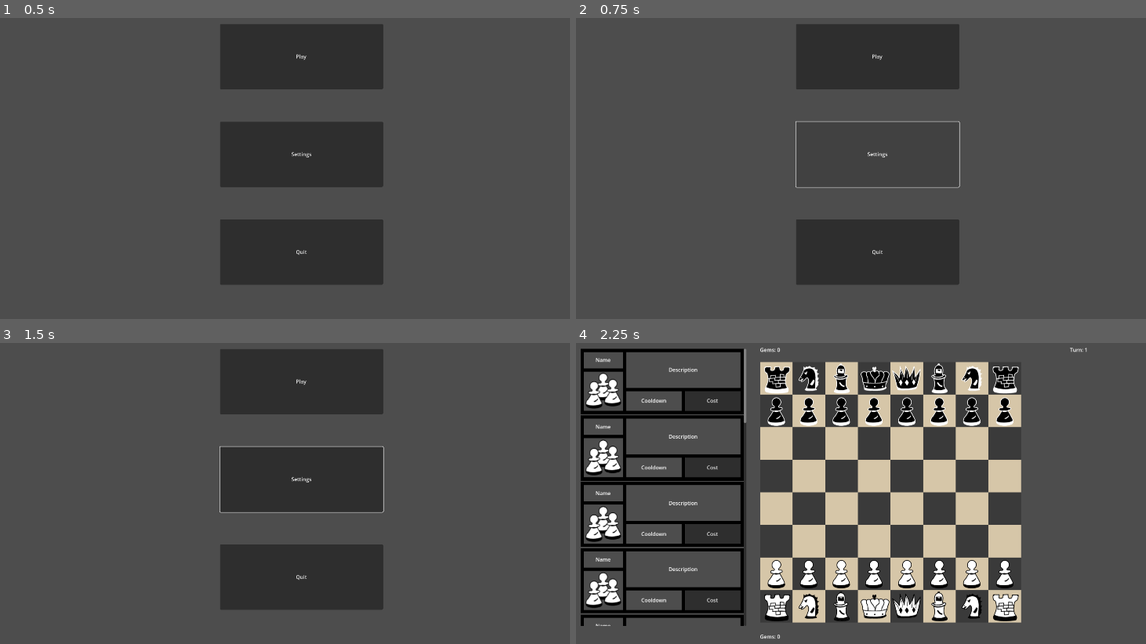
Above: before the commit, frames 1-4 (two rows, left to right).
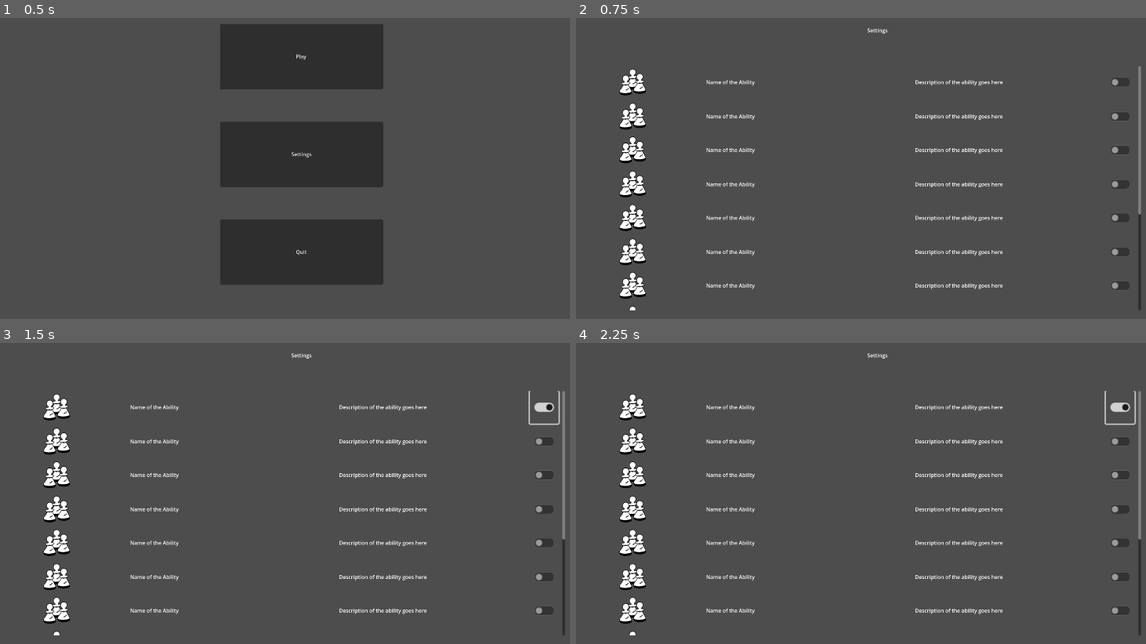
Above: after the commit, the same moments.

Repository: KristianPrifti/Upgraded-Chess-Game
Game: Godot game, scene res://main_menu.tscn
Same seed, same stepped clock (60 frames per second), same inputs: the game is played once before the commit and once after it.
Inputs (mouse positions are in pixels of both pictures, inside the frame that each line leads up to):
- Up to frame 1 (0.5 s): no input
- Up to frame 2 (0.75 s): click "Settings" at 0.5 s
- Up to frame 3 (1.5 s): click (541, 406) at 1.27 s
- Up to frame 4 (2.25 s): click (878, 382) at 2 s, where only the run before the commit has a clickable "Play"

Frame 1 is identical in both runs. In frame 2, 17% of the frame differs, in the area x 7-100%, y 2-98%; in frame 3, 23%; in frame 4, 37%, in the area x 0-100%, y 1-99%.

Commit message:
added a settings prototype (just the UI, it doesn't do anything yet)

Diff:
--- a/main_menu.gd
+++ b/main_menu.gd
@@ -16,7 +16,7 @@
 
 # change the scene to the game scene
 func _on_settings_pressed():
-	pass # Replace with function body.
+	get_tree().change_scene_to_file("res://settings.tscn")
 
 # quit the game
 func _on_quit_pressed():
--- /dev/null
+++ b/settings.tscn
@@ -0,0 +1,64 @@
+[gd_scene load_steps=2 format=3 uid="uid://b2wh1rdexhfl7"]
+
+[ext_resource type="PackedScene" uid="uid://0pe3q1wv6bci" path="res://settings_upgrade.tscn" id="1_ix0h1"]
+
+[node name="settings" type="Node2D"]
+
+[node name="ScrollContainer" type="ScrollContainer" parent="."]
+offset_left = 160.0
+offset_top = 230.0
+offset_right = 1760.0
+offset_bottom = 980.0
+size_flags_horizontal = 3
+size_flags_vertical = 3
+horizontal_scroll_mode = 0
+
+[node name="VBoxContainer" type="VBoxContainer" parent="ScrollContainer"]
+layout_mode = 2
+size_flags_horizontal = 3
+size_flags_vertical = 3
+
+[node name="settings_upgrade" parent="ScrollContainer/VBoxContainer" instance=ExtResource("1_ix0h1")]
+layout_mode = 2
+
+[node name="settings_upgrade2" parent="ScrollContainer/VBoxContainer" instance=ExtResource("1_ix0h1")]
+layout_mode = 2
+
+[node name="settings_upgrade3" parent="ScrollContainer/VBoxContainer" instance=ExtResource("1_ix0h1")]
+layout_mode = 2
+
+[node name="settings_upgrade4" parent="ScrollContainer/VBoxContainer" instance=ExtResource("1_ix0h1")]
+layout_mode = 2
+
+[node name="settings_upgrade5" parent="ScrollContainer/VBoxContainer" instance=ExtResource("1_ix0h1")]
+layout_mode = 2
+
+[node name="settings_upgrade6" parent="ScrollContainer/VBoxContainer" instance=ExtResource("1_ix0h1")]
+layout_mode = 2
+
+[node name="settings_upgrade7" parent="ScrollContainer/VBoxContainer" instance=ExtResource("1_ix0h1")]
+layout_mode = 2
+
+[node name="settings_upgrade8" parent="ScrollContainer/VBoxContainer" instance=ExtResource("1_ix0h1")]
+layout_mode = 2
+
+[node name="settings_upgrade9" parent="ScrollContainer/VBoxContainer" instance=ExtResource("1_ix0h1")]
+layout_mode = 2
+
+[node name="settings_upgrade10" parent="ScrollContainer/VBoxContainer" instance=ExtResource("1_ix0h1")]
+layout_mode = 2
+
+[node name="settings_upgrade11" parent="ScrollContainer/VBoxContainer" instance=ExtResource("1_ix0h1")]
+layout_mode = 2
+
+[node name="settings_upgrade12" parent="ScrollContainer/VBoxContainer" instance=ExtResource("1_ix0h1")]
+layout_mode = 2
+
+[node name="name" type="Label" parent="."]
+offset_left = 860.0
+offset_top = 70.0
+offset_right = 1060.0
+offset_bottom = 170.0
+text = "Settings"
+horizontal_alignment = 1
+vertical_alignment = 1
--- /dev/null
+++ b/settings_upgrade.tscn
@@ -0,0 +1,41 @@
+[gd_scene load_steps=2 format=3 uid="uid://0pe3q1wv6bci"]
+
+[ext_resource type="Texture2D" uid="uid://dgrb4od7kos3n" path="res://pawn_group_temp_settings.png" id="1_esysf"]
+
+[node name="settings_upgrade" type="Control"]
+custom_minimum_size = Vector2(1600, 100)
+layout_mode = 3
+anchors_preset = 15
+anchor_right = 1.0
+anchor_bottom = 1.0
+grow_horizontal = 2
+grow_vertical = 2
+
+[node name="icon" type="Sprite2D" parent="."]
+position = Vector2(50, 50)
+texture = ExtResource("1_esysf")
+
+[node name="name" type="Label" parent="."]
+layout_mode = 0
+offset_left = 100.0
+offset_right = 600.0
+offset_bottom = 100.0
+text = "Name of the Ability"
+horizontal_alignment = 1
+vertical_alignment = 1
+
+[node name="CheckButton" type="CheckButton" parent="."]
+layout_mode = 0
+offset_left = 1500.0
+offset_right = 1544.0
+offset_bottom = 50.0
+scale = Vector2(2, 2)
+
+[node name="description" type="Label" parent="."]
+layout_mode = 0
+offset_left = 600.0
+offset_right = 1500.0
+offset_bottom = 100.0
+text = "Description of the ability goes here"
+horizontal_alignment = 1
+vertical_alignment = 1
Binary file added: pawn_group_temp_settings.png
Not shown, added: pawn_group_temp_settings.png.import
